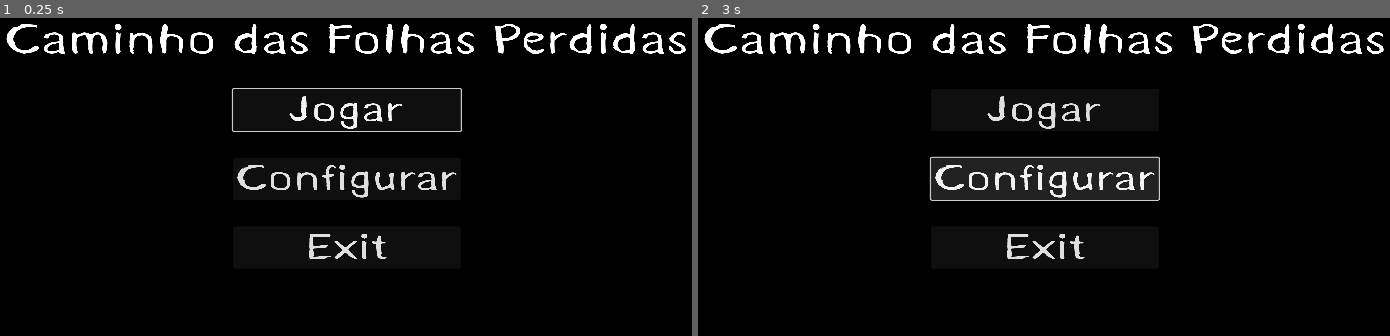
Above: before the commit, frames 1-2 (left to right).
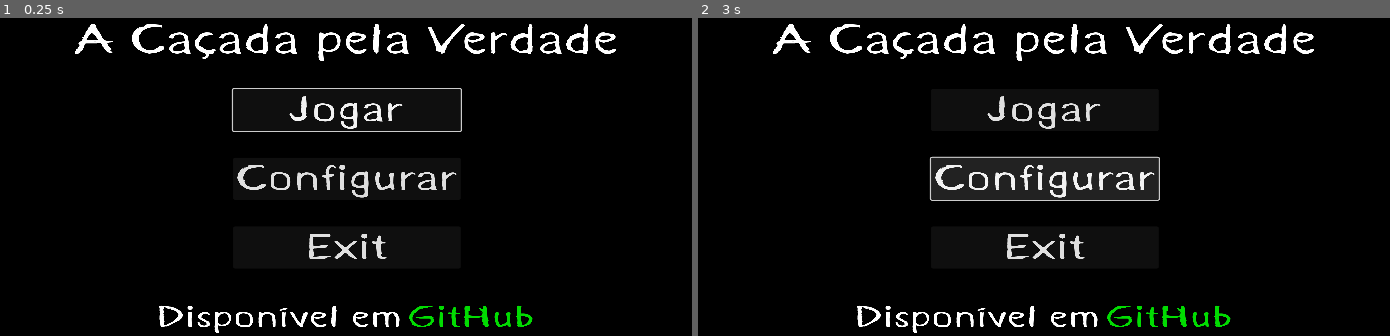
Above: after the commit, the same moments.

Repository: TechnoDark-ti/Projeto-CA-ADA-PELA-VERDADE
Game: Godot game, scene res://cenas/menu/menu_main.tscn
The game is run twice, just before and just after one commit, with the same random seed, the same clock (stepped at 60 frames per second) and the same inputs. This scene is started directly instead of the project's main scene.
Inputs (mouse positions are in pixels of both pictures, inside the frame that each line leads up to):
- Up to frame 1 (0.25 s): no input
- Up to frame 2 (3 s): click (1168, 316) at 0.5 s, where only the run after the commit has a clickable "GitHub"; click "Jogar" at 1.25 s; click "Jogar" at 2 s; click "Configurar" at 2.75 s

The runs differ from the first frame. In frame 1, 4.5% of the frame differs, in the area x 0-100%, y 1-100%; in frame 2, 4.5%.

Commit message:
Update menu_main.tscn

Diff:
--- a/cenas/menu/menu_main.tscn
+++ b/cenas/menu/menu_main.tscn
@@ -27,7 +27,6 @@
 color = Color(0, 0, 0, 1)
 
 [node name="MadeBy" type="HBoxContainer" parent="."]
-visible = false
 layout_mode = 1
 anchors_preset = 7
 anchor_left = 0.5
@@ -44,7 +43,7 @@
 layout_mode = 2
 theme_override_fonts/font = ExtResource("2_qesau")
 theme_override_font_sizes/font_size = 58
-text = "GitHub"
+text = "Disponível em"
 
 [node name="TechnoDark-ti" type="Button" parent="MadeBy"]
 modulate = Color(0.00392157, 0.980392, 0.00392157, 1)
@@ -52,7 +51,7 @@
 focus_mode = 0
 theme_override_fonts/font = ExtResource("2_qesau")
 theme_override_font_sizes/font_size = 58
-text = "TechnoDark"
+text = "GitHub"
 flat = true
 
 [node name="MainContainer" type="VBoxContainer" parent="."]
@@ -77,7 +76,7 @@
 size_flags_horizontal = 4
 theme_override_fonts/font = ExtResource("2_qesau")
 theme_override_font_sizes/font_size = 78
-text = "Caminho das Folhas Perdidas"
+text = "A Caçada pela Verdade"
 horizontal_alignment = 1
 
 [node name="HContainer" type="HBoxContainer" parent="MainContainer"]
Not shown: 1 places in cenas/menu/menu_main.tscn that only renumber resources
